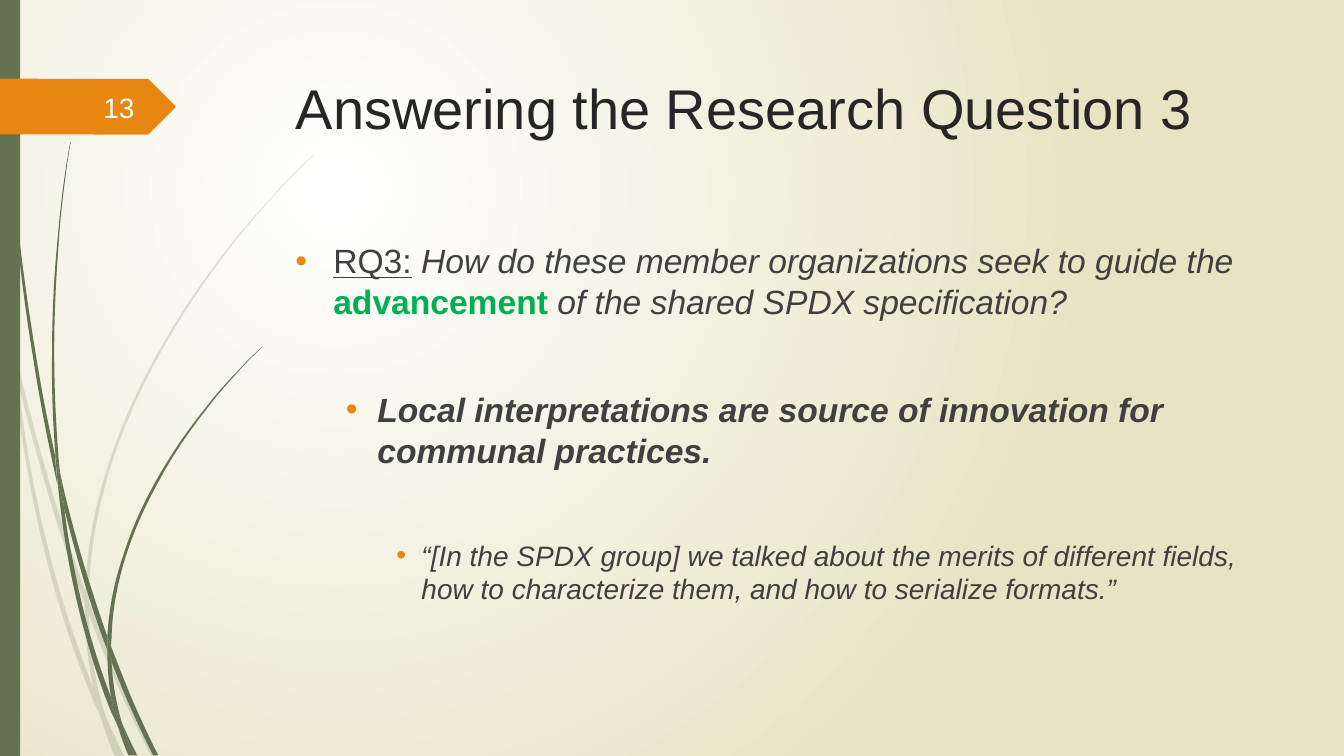
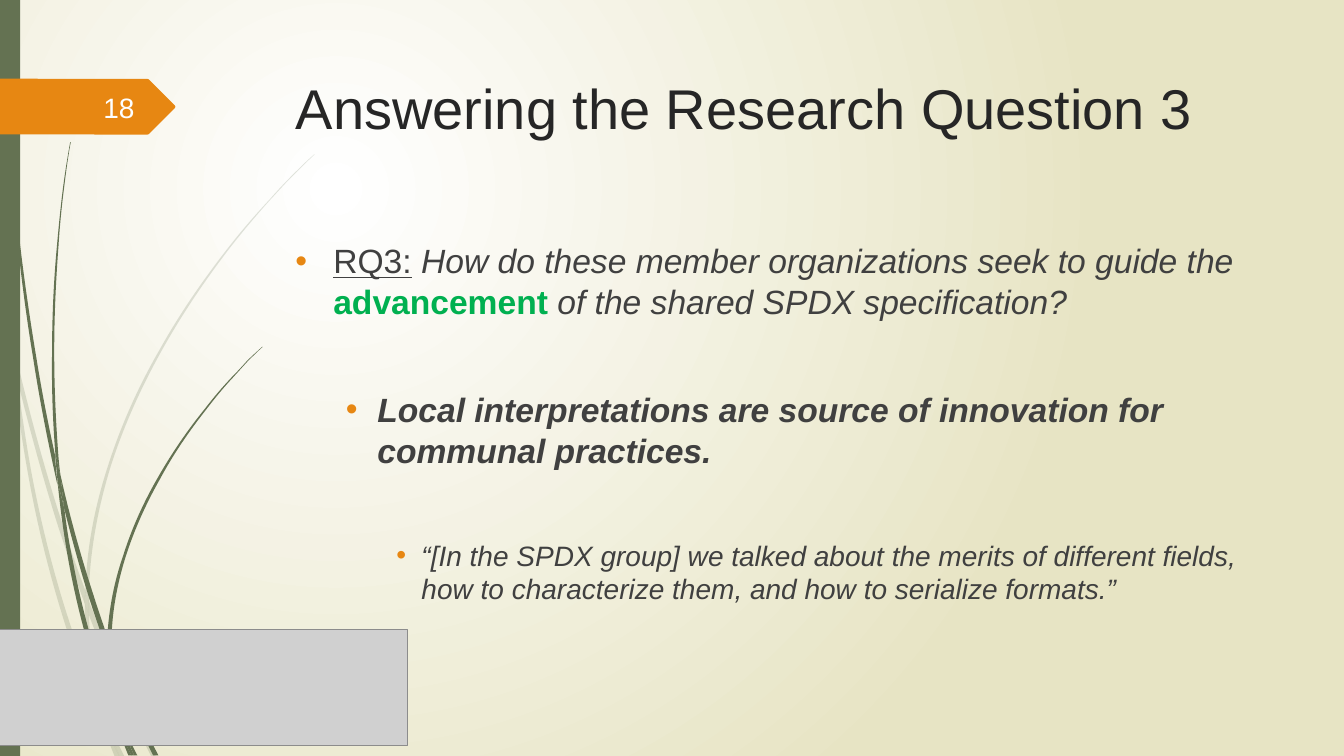
Before and after one commit to SPDX-CaseStudy/files, a slide deck: slide 18 of GroupPresentation.pptx (slide 13 before the commit). Drawn at 1344x756 pixels with LibreOffice and Linux fonts; fonts in the diff are those of the drawing; grey boxes stand for pictures; background and template pictures are left out. Boxes give left, top, right and bottom in pixels: in the first picture for what was removed or moved away, otherwise in the second. Text is boxed around its words. In the diff, an @@ line names an element or a change of style, - is before the commit and + after.

```diff
--- a/GroupPresentation.pptx
+++ b/GroupPresentation.pptx
@@ page number at bbox=[103, 98, 134, 119]: text changed @@
-13
+18
@@ picture added at bbox=[0, 629, 407, 745] @@
@@ freeform shape removed at bbox=[107, 650, 122, 725] @@
@@ freeform shape removed at bbox=[107, 636, 111, 661] @@
```
Also in this commit, not shown: 5 other slides changed, 5 slides added, 1 other file.
